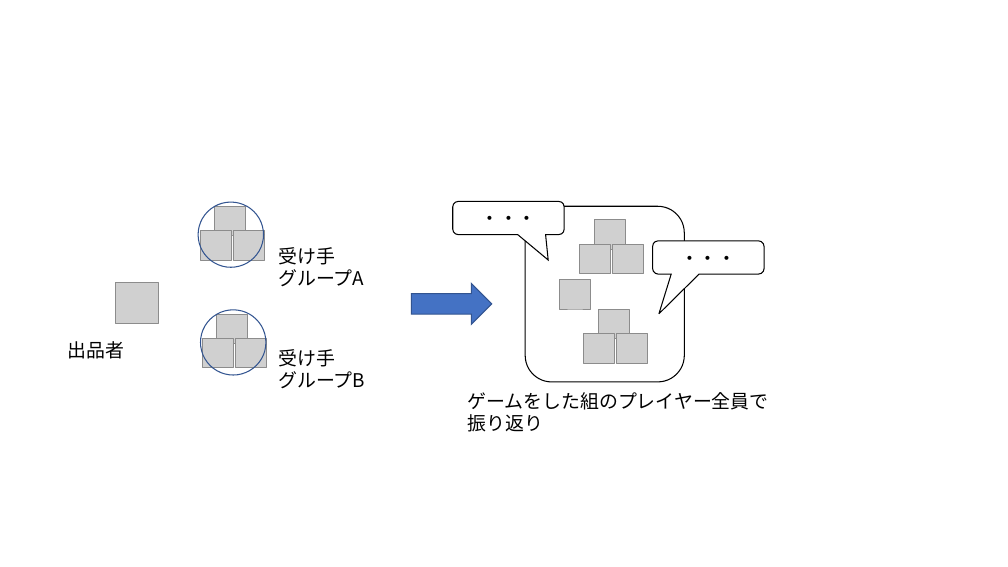
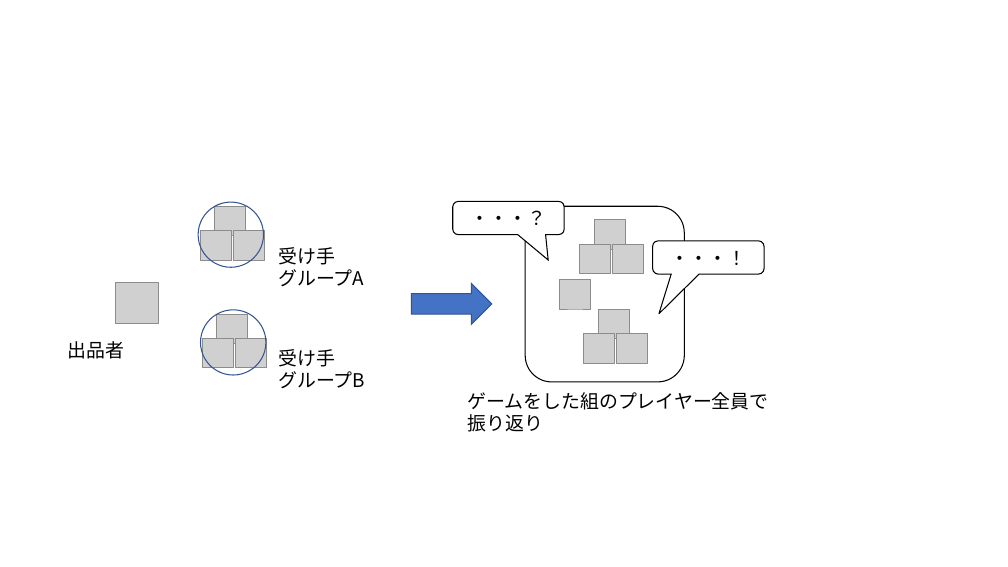
Before and after one commit to oyamadashin/remote, a slide deck: slide 10 of 図/図.pptx (slide 9 before the commit). Drawn at 1008x567 pixels with LibreOffice and Linux fonts; fonts in the diff are those of the drawing; grey boxes stand for pictures. Boxes give left, top, right and bottom in pixels: in the first picture for what was removed or moved away, otherwise in the second. Text is boxed around its words. In the diff, an @@ line names an element or a change of style, - is before the commit and + after.

```diff
--- a/図/図.pptx
+++ b/図/図.pptx
@@ text in rounded speech box at box(471, 210, 547, 225): text changed @@
-・・・
+・・・？
@@ text in rounded speech box at box(671, 251, 747, 265): text changed @@
-・・・
+・・・！
```
Also in this commit, not shown: 2 other slides changed, 7 slides added, 18 other files.
